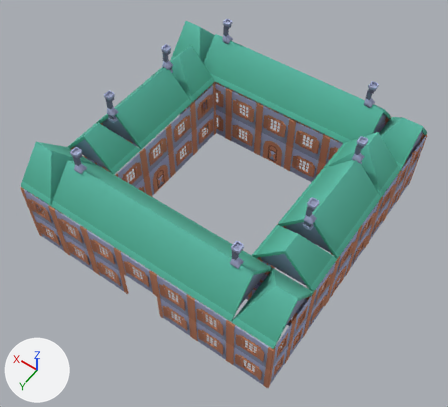
Two versions of the glTF model roblox-games/mare-essentia/assets/inbox-hold/london_bld_university.glb, one commit apart.
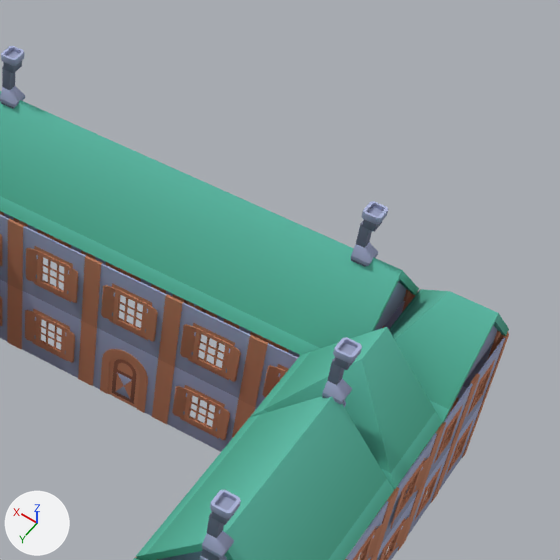
Each version is shown whole from a 50 mm lens placed at (-16.4, 23.82, 37.51), pointed at (-0.79, 1.97, 3.17), then close up on the part from 50% to 100% of the width and 0% to 55% of the height. Lighting does not change. The marker at lower left points along +X, +Y and +Z. The last two pictures show the newer version. Where no turn or scale is listed for an object, it has been applied to the vertices.

The first close-up shows 'roof-gable', 'roof-gable-end', 'roof-gable-end.004', 'roof-gable.001', 'roof-gable.002', 'roof-gable.003', 'roof-gable.010', 'roof-gable.011', 'wall-window-shutters.004', 'wall-window-shutters.020', 'wall-window-shutters.022', 'wall-window-shutters.024' and 32 more.
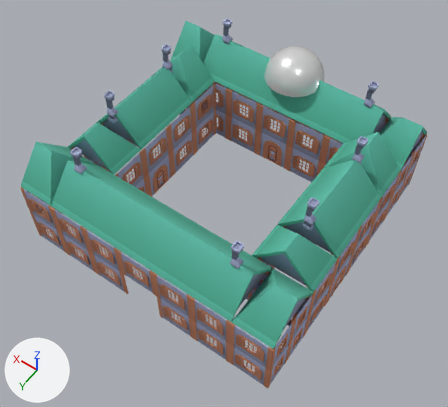
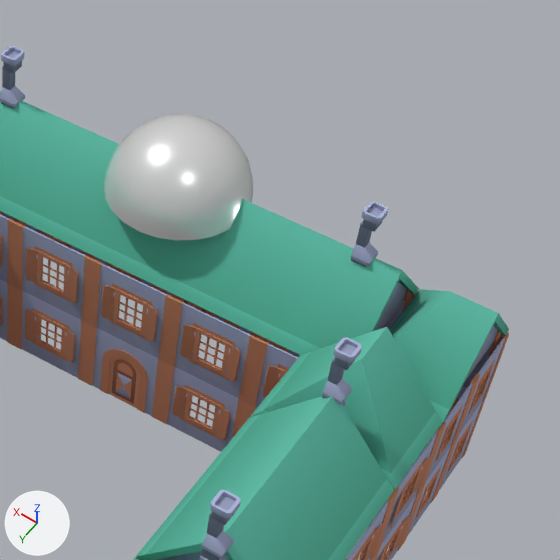
Commit message: Mare: integrate registered observatory dome into London university candidate

Location of each change, (x1, y1, x2, y2) in pixels of the close-ups (560 x 560 px):
'dome', added
    after: (104, 113, 253, 240)

What changed in the scene script:
```text
Add mat_basic:
    mat_basic = principled_material('basic')
    mat_basic.base_color = (0.8, 0.8, 0.8)  # white #e7e7e7
    mat_basic.metallic = 0.4
    mat_basic.roughness = 0.272
Add me_dome:
    me_dome.from_pydata(...)  # 122 vertices, 240 faces; spans x -2.2..2.2, y -2.2..2.2, z 0.0..2.2
    me_dome.materials.append(mat_basic)  # white #e7e7e7
Add ob_dome:
    ob_dome = bpy.data.objects.new('dome', me_dome)
    ob_dome.location = (0.0, -8.0, 7.3)
```
